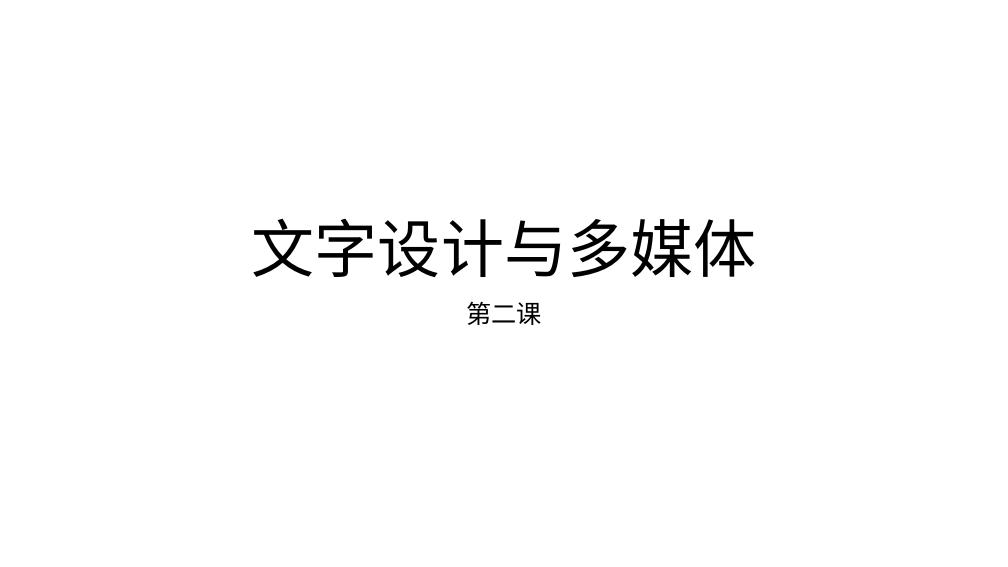
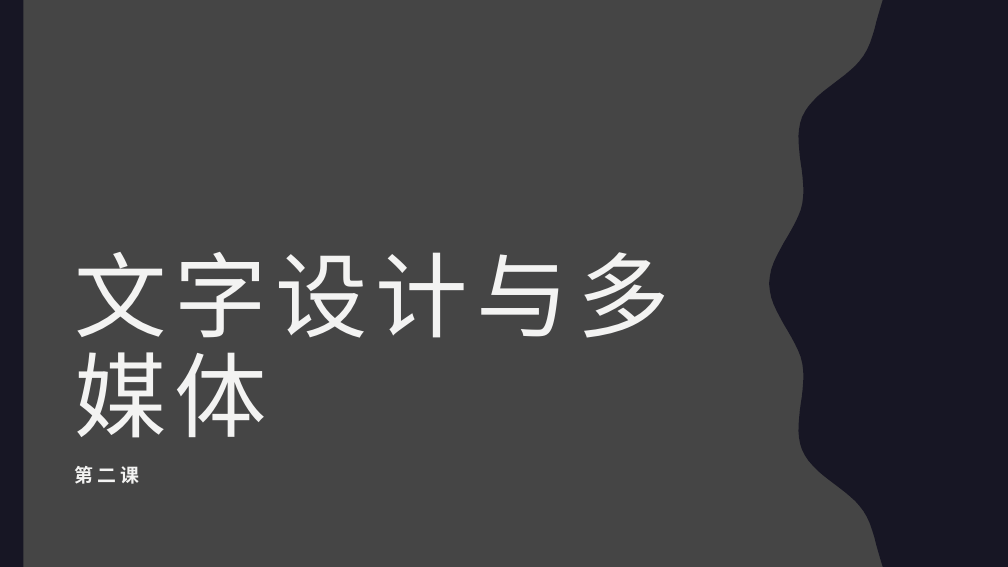
Before and after one commit to LAB-Remote/LAB-Remote.github.io, a slide deck: slide 1 of teaching/xiangyun/2/第二课_幻灯片.pptx. Drawn at 1008x567 pixels with LibreOffice and Linux fonts; fonts in the diff are those of the drawing. Boxes give left, top, right and bottom in pixels: in the first picture for what was removed or moved away, otherwise in the second. Text is boxed around its words. In the diff, an @@ line names an element or a change of style, - is before the commit and + after.

```diff
--- a/teaching/xiangyun/2/第二课_幻灯片.pptx
+++ b/teaching/xiangyun/2/第二课_幻灯片.pptx
@@ background #FFFFFF to #454545 @@
@@ rectangle added at bbox=[0, 0, 1008, 567], fill #454545 @@
@@ rectangle added at bbox=[0, 0, 23, 567], fill #171624 @@
@@ freeform shape added at bbox=[769, 0, 1008, 567], fill #171624 @@
@@ title "文字设计与多媒体": place and size @@
-title "文字设计与多媒体" at bbox=[252, 218, 756, 277]
+title "文字设计与多媒体" at bbox=[74, 252, 669, 438]
@@ title "文字设计与多媒体" at bbox=[74, 252, 669, 438]: size 60 to 88 pt, font Calibri to Noto Sans CJK SC, text colour #000000 to #F3F3F2, letter spacing 0 to 8 pt; alignment centre to left @@
@@ subtitle "第二课": place and size @@
-subtitle "第二课" at bbox=[466, 301, 542, 325]
+subtitle "第二课" at bbox=[74, 466, 139, 484]
@@ subtitle "第二课" at bbox=[74, 466, 139, 484]: size 24 to 18 pt, text colour #000000 to #F3F3F2, letter spacing 0 to 4 pt, bold on; alignment centre to left; line spacing 0.9 to 1; less space between paragraphs @@
```
Also in this commit, not shown: 8 other slides changed, 3 slides added, 4 slides removed.
